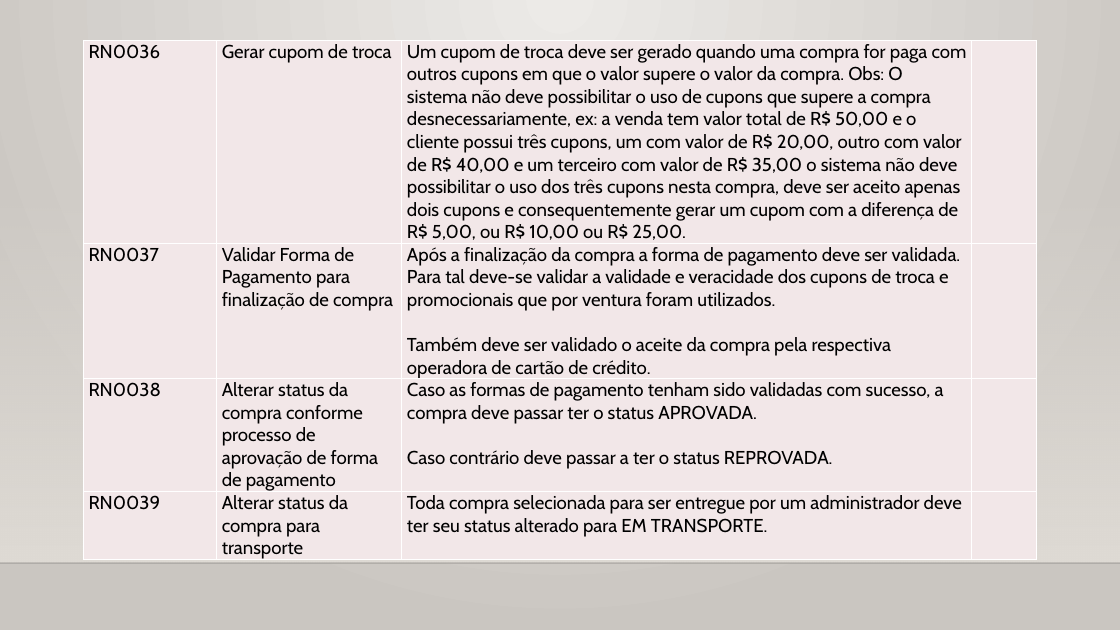
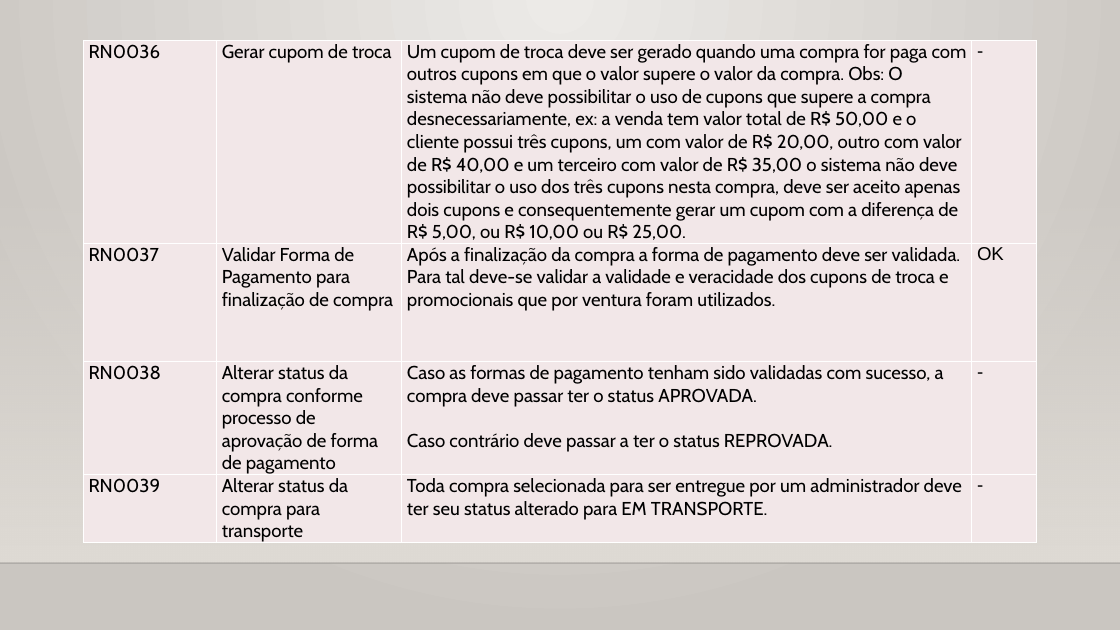
Before and after one commit to gabriellima09/DrinkIt, a slide deck: slide 14 of DrinkIt.WebApp/Artifacts/Documentação do projeto.pptx. Drawn at 1120x630 pixels with LibreOffice and Linux fonts; fonts in the diff are those of the drawing; background and template pictures are left out. Boxes give left, top, right and bottom in pixels: in the first picture for what was removed or moved away, otherwise in the second. Text is boxed around its words. In the diff, an @@ line names an element or a change of style, - is before the commit and + after.

```diff
--- a/DrinkIt.WebApp/Artifacts/Documentação do projeto.pptx
+++ b/DrinkIt.WebApp/Artifacts/Documentação do projeto.pptx
@@ table at (83,40,1037,546) @@
-row 1, column 4: 
+row 1, column 4: -
-row 2, column 3: Após a finalização da compra a forma de pagamento deve ser validada. Para tal deve-se validar a validade e veracidade dos cupons de troca e promocionais que por ventura foram utilizados. / Também deve ser validado o aceite da compra pela respectiva operadora de cartão de crédito.
+row 2, column 3: Após a finalização da compra a forma de pagamento deve ser validada. Para tal deve-se validar a validade e veracidade dos cupons de troca e promocionais que por ventura foram utilizados.
-row 2, column 4: 
+row 2, column 4: OK
-row 3, column 4: 
+row 3, column 4: -
-row 4, column 4: 
+row 4, column 4: -
```
Also in this commit, not shown: 14 other slides changed.
